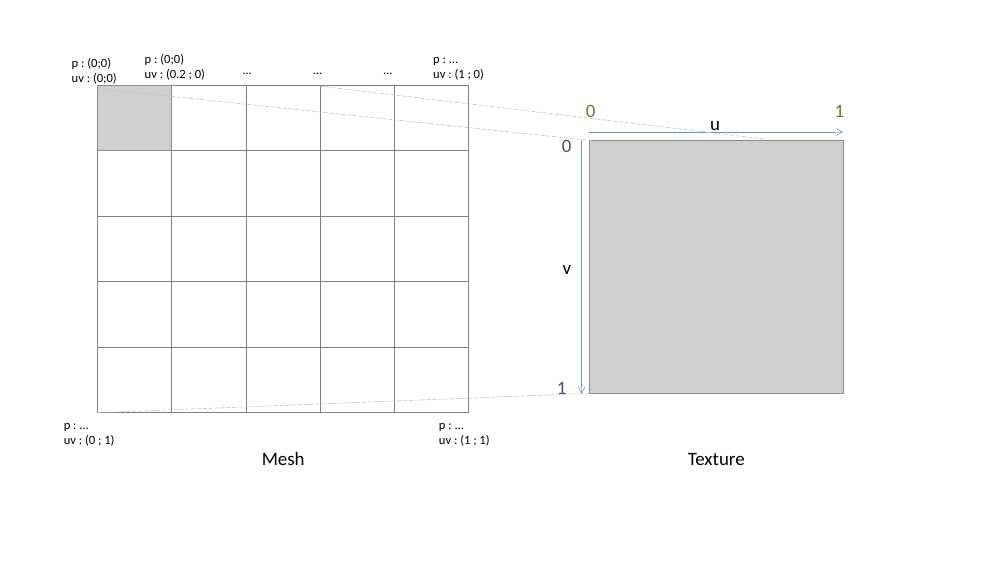
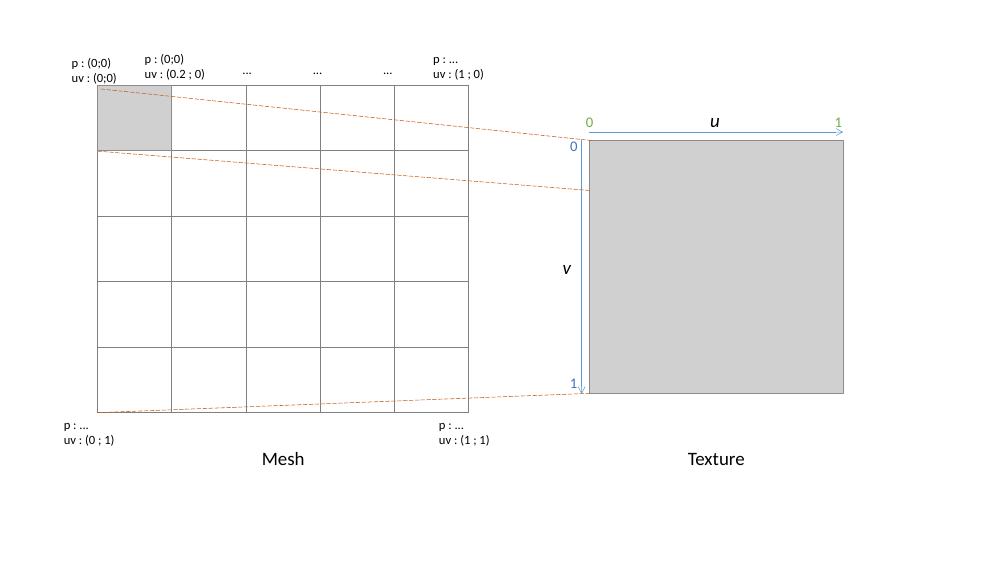
Before and after one commit to GwennaelBuchet/zenibar_webgl, a slide deck: slide 6 of presentation/server/public/assets/Presentation1.pptx. Drawn at 1008x567 pixels with LibreOffice and Linux fonts; fonts in the diff are those of the drawing; grey boxes stand for pictures. Boxes give left, top, right and bottom in pixels: in the first picture for what was removed or moved away, otherwise in the second. Text is boxed around its words. In the diff, an @@ line names an element or a change of style, - is before the commit and + after.

Commit message:
Improve slides

```diff
--- a/presentation/server/public/assets/Presentation1.pptx
+++ b/presentation/server/public/assets/Presentation1.pptx
@@ line (101, 89) - (591, 141): stroke #BFBFBF 0.5 pt dashed to #C55A11 0.5 pt dashed @@
@@ text "0": place and size @@
-text "0" at <box>586,104,596,119</box>
+text "0" at <box>586,117,593,127</box>
@@ text "0" at <box>586,117,593,127</box>: size 18 to 14 pt, text colour #548235 to #70AD47 @@
@@ text "u" at <box>710,118,720,127</box>: italic on @@
@@ text "1" at <box>835,117,842,132</box>: size 18 to 14 pt, text colour #548235 to #70AD47 @@
@@ text "1": place and size @@
-text "1" at <box>835,105,845,117</box>
+text "1" at <box>835,117,842,132</box>
@@ text "0": place and size @@
-text "0" at <box>562,137,572,152</box>
+text "0" at <box>570,138,577,151</box>
@@ text "0" at <box>570,138,577,151</box>: size 18 to 14 pt, text colour #44546A to #4472C4 @@
@@ line moved from (321, 86) - (764, 139) to (98, 151) - (591, 191) @@
@@ line (98, 151) - (591, 191): stroke #BFBFBF 0.5 pt dashed to #C55A11 0.5 pt dashed @@
@@ text "1" at <box>570,378,577,388</box>: size 18 to 14 pt, text colour #44546A to #4472C4 @@
@@ text "1": place and size @@
-text "1" at <box>557,382,567,395</box>
+text "1" at <box>570,378,577,388</box>
@@ line (97, 413) - (590, 393): stroke #BFBFBF 0.5 pt dashed to #C55A11 0.5 pt dashed @@
```
Also in this commit, not shown: 2 other files.
